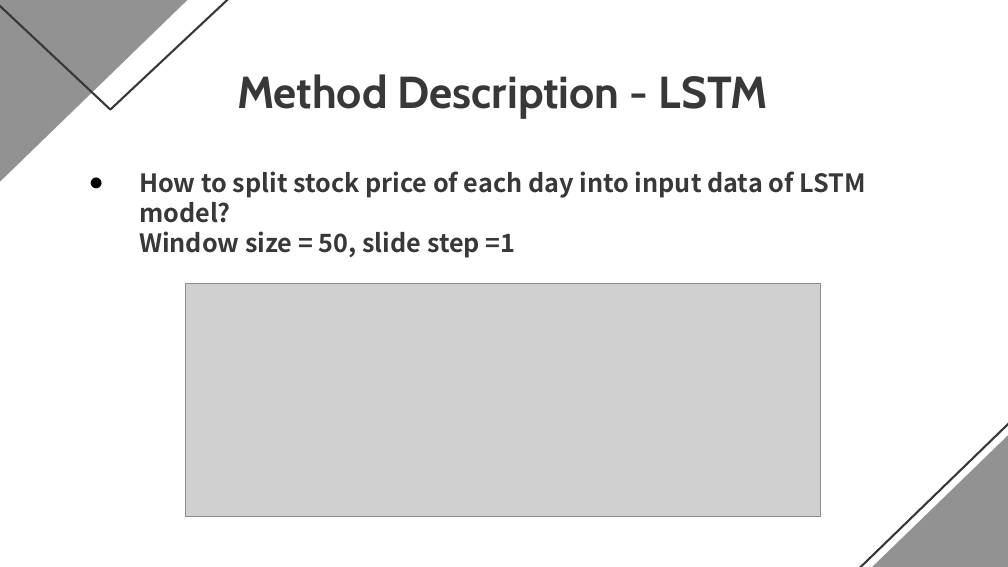
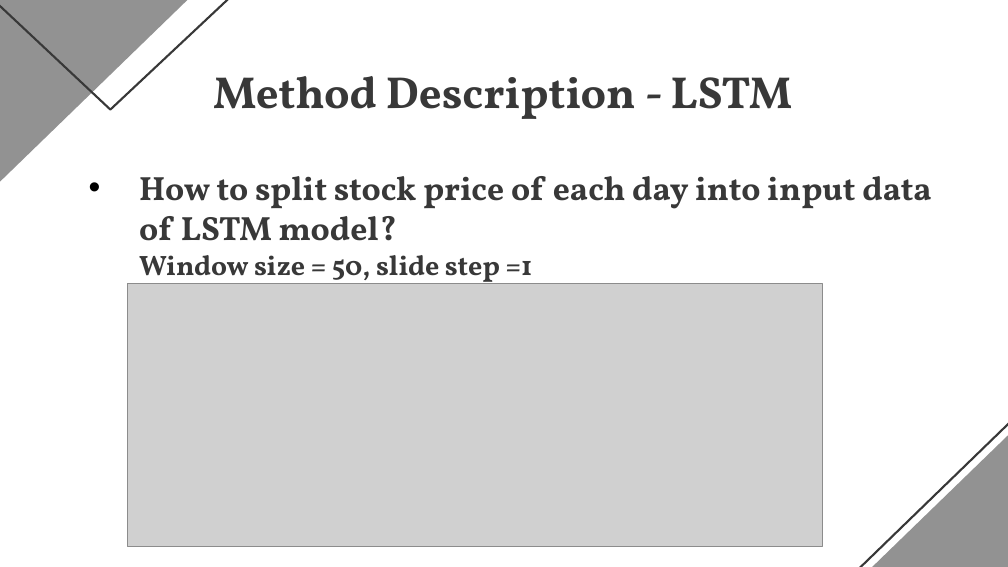
Before and after one commit to theabc50111/DL2021_final_dmlab_HCT_nccu, a slide deck: slide 16 of New_DL_final.pptx (slide 11 before the commit). Drawn at 1008x567 pixels with LibreOffice and Linux fonts; fonts in the diff are those of the drawing; grey boxes stand for pictures. Boxes give left, top, right and bottom in pixels: in the first picture for what was removed or moved away, otherwise in the second. Text is boxed around its words. In the diff, an @@ line names an element or a change of style, - is before the commit and + after.

```diff
--- a/New_DL_final.pptx
+++ b/New_DL_final.pptx
@@ title "Method Description - LSTM" at bbox=[213, 76, 793, 119]: font Cabin to Vollkorn @@
@@ text "How to split stock price ..." at bbox=[139, 176, 931, 288]: size 18 to 24 pt in "How to split stock price of each ..."; size 18 to 20 pt in "Window size = 50, slide step =1"; font Noto Sans CJK SC to Vollkorn; bullet ● to • @@
@@ picture: place and size @@
-picture at bbox=[185, 283, 821, 516]
+picture at bbox=[127, 283, 822, 546]
```
Also in this commit, not shown: 18 other slides changed, 4 slides added.
